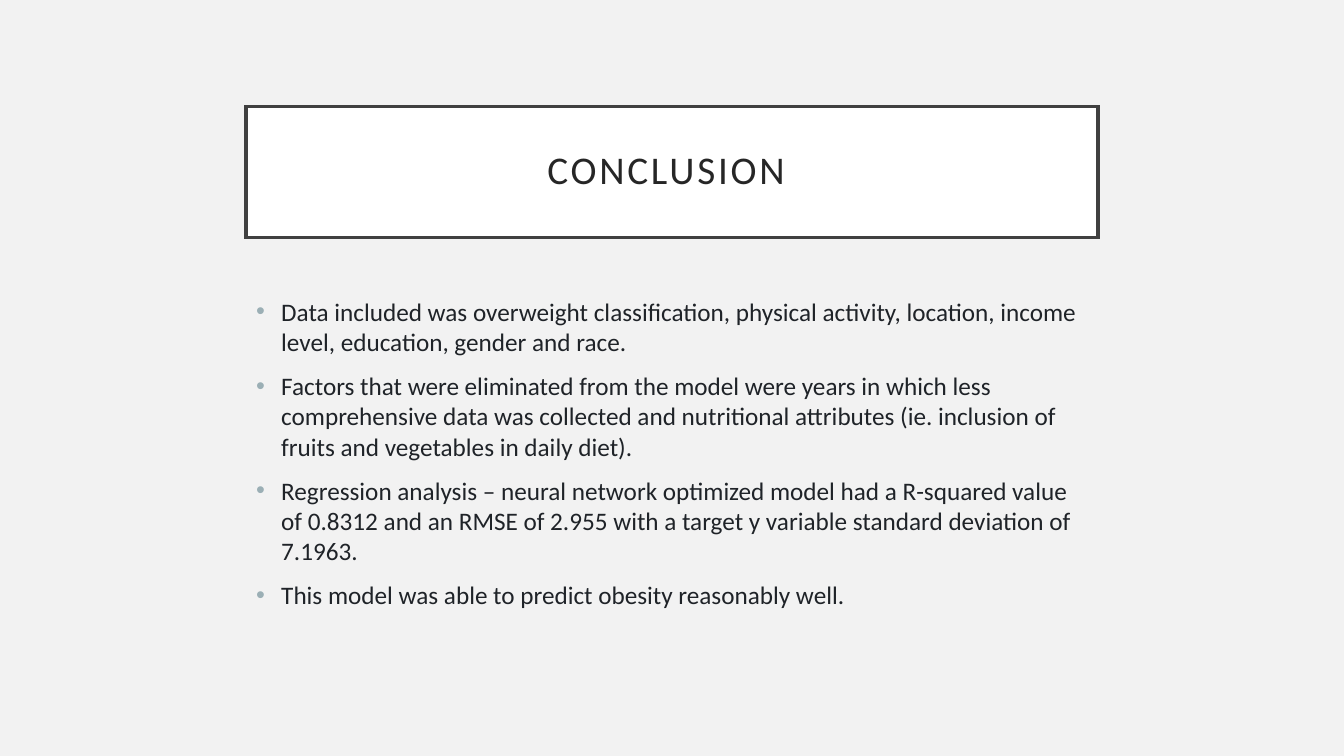
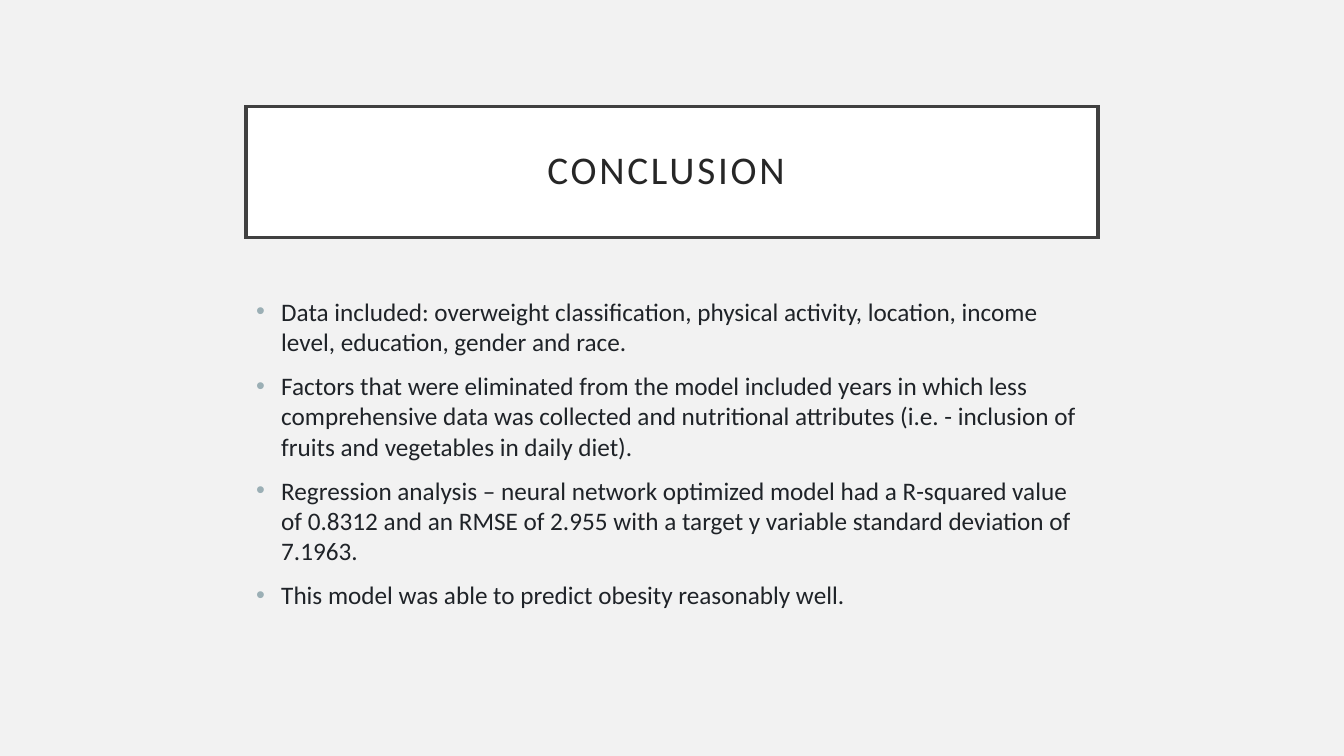
Before and after one commit to saganaga/Obesity-Prediction-Model, a slide deck: slide 14 of ObesityRiskFactors.pptx. Drawn at 1344x756 pixels with LibreOffice and Linux fonts; fonts in the diff are those of the drawing. Boxes give left, top, right and bottom in pixels: in the first picture for what was removed or moved away, otherwise in the second. Text is boxed around its words. In the diff, an @@ line names an element or a change of style, - is before the commit and + after.

Commit message:
Updated visual for prediction model

```diff
--- a/ObesityRiskFactors.pptx
+++ b/ObesityRiskFactors.pptx
@@ text at (281, 303, 1075, 461): text changed @@
-• Data included was overweight classification, physical activity, location, income level, education, gender and race.
-• Factors that were eliminated from the model were years in which less comprehensive data was collected and nutritional attributes (ie. inclusion of fruits and vegetables in daily diet).
+• Data included: overweight classification, physical activity, location, income level, education, gender and race.
+• Factors that were eliminated from the model included years in which less comprehensive data was collected and nutritional attributes (i.e. - inclusion of fruits and vegetables in daily diet).
```
Also in this commit, not shown: 1 other slide changed.
